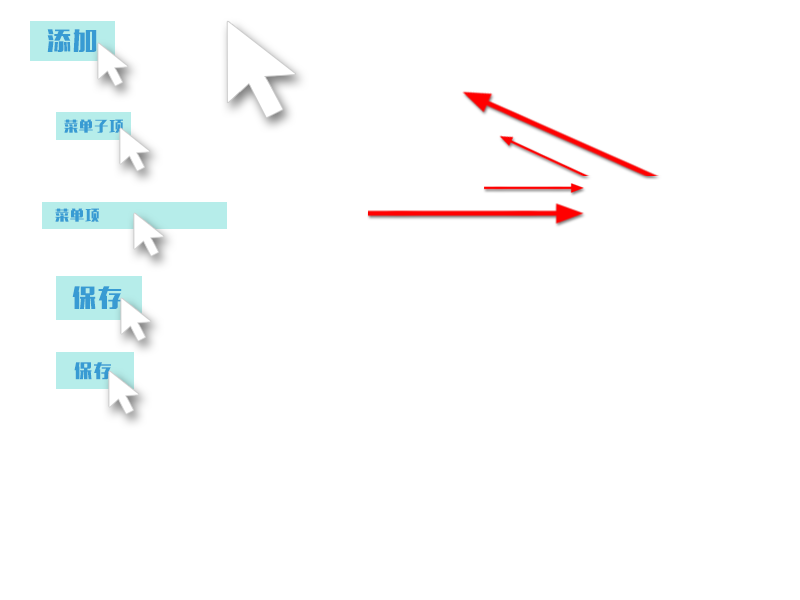
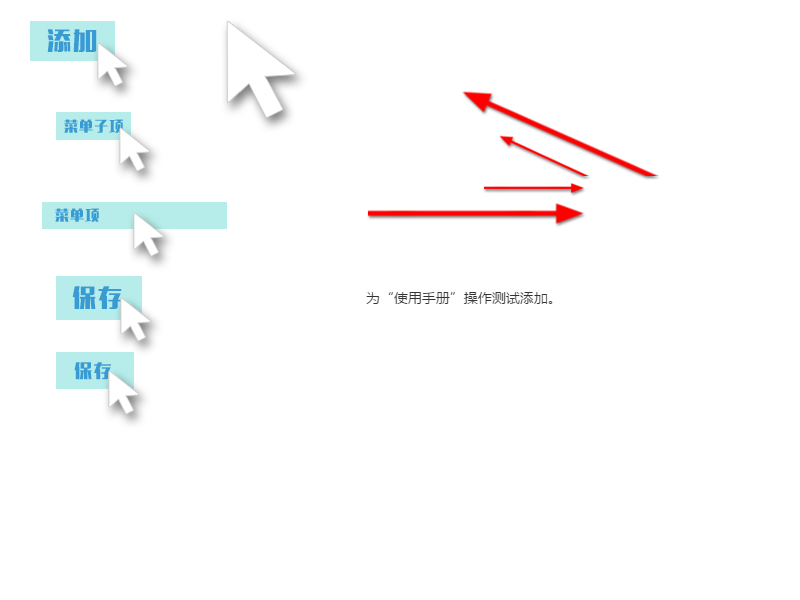
Comparing the layer stacks of the two 800 × 600 images. Changes:
added layer "图层 10" above "红色箭头" over (366, 292, 553, 304)
